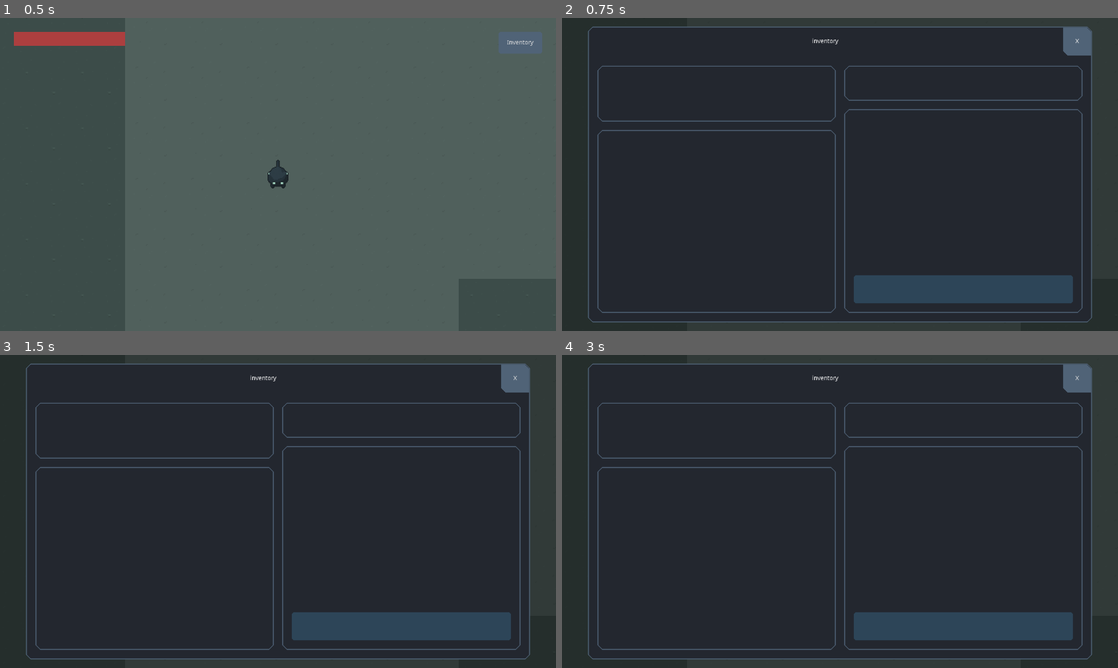
Above: before the commit, frames 1-4 (two rows, left to right).
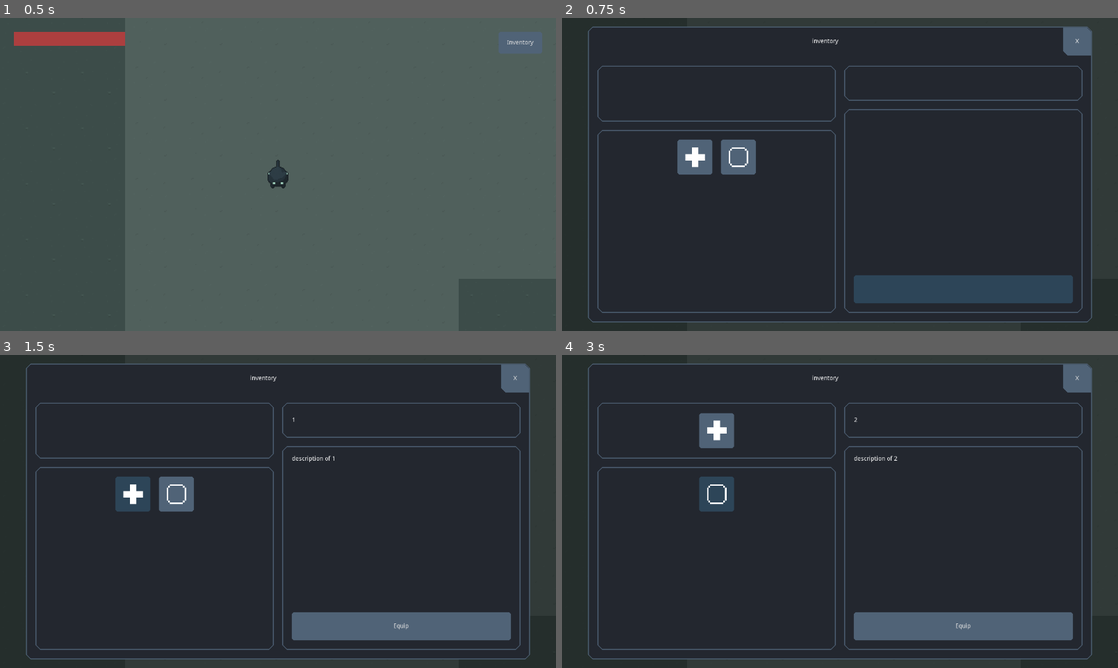
Above: after the commit, the same moments.

Repository: deerformera/neruka
Game: Godot game, scene res://worlds/world.tscn
Same seed, same stepped clock (60 frames per second), same inputs: the game is played once before the commit and once after it.
Inputs (mouse positions are in pixels of both pictures, inside the frame that each line leads up to):
- Up to frame 1 (0.5 s): no input
- Up to frame 2 (0.75 s): click "Inventory" at 0.5 s
- Up to frame 3 (1.5 s): click (133, 492) at 1.27 s
- Up to frame 4 (3 s): click (962, 627) at 2 s, where only the run after the commit has a clickable "Equip"; click (717, 492) at 2.77 s

Frame 1 is identical in both runs. In frame 2, 1.4% of the frame differs, in the area x 20-35%, y 38-50%; in frame 3, 4.9%; in frame 4, 5.0%, in the area x 24-92%, y 18-92%.

Commit message:
abilities HUD

Diff:
--- a/characters/cat/cat.tscn
+++ b/characters/cat/cat.tscn
@@ -1740,7 +1740,7 @@
 texture = ExtResource( 1 )
 hframes = 10
 vframes = 56
-frame = 67
+frame = 325
 
 [node name="DashSprite" type="Sprite" parent="."]
 visible = false
--- a/characters/cat/states/normal.gd
+++ b/characters/cat/states/normal.gd
@@ -10,9 +10,6 @@
 
 	owner.velocity = lerp(owner.velocity, vec * 200, 0.22)
 
-	if Input.is_action_just_pressed("n_ability1"):
-		machine.travel("Cast")
-
 	if Input.is_action_just_pressed("n_attack"):
 		machine.travel("Attack")
 
--- a/gui/HUD.tscn
+++ b/gui/HUD.tscn
@@ -1,7 +1,8 @@
-[gd_scene load_steps=5 format=2]
+[gd_scene load_steps=6 format=2]
 
 [ext_resource path="res://gui/HUD.gd" type="Script" id=1]
 [ext_resource path="res://gui/default.tres" type="Theme" id=2]
+[ext_resource path="res://gui/controlDesktop.tscn" type="PackedScene" id=3]
 
 [sub_resource type="StyleBoxFlat" id=1]
 bg_color = Color( 0.678431, 0.25098, 0.25098, 1 )
@@ -67,3 +68,11 @@
 mouse_filter = 2
 value = 50.0
 percent_visible = false
+
+[node name="ControlDesktop" parent="M" instance=ExtResource( 3 )]
+anchor_right = 0.0
+anchor_bottom = 0.0
+margin_left = 952.0
+margin_top = 688.0
+margin_right = 1248.0
+margin_bottom = 688.0
--- /dev/null
+++ b/gui/controlDesktop.gd
@@ -0,0 +1,22 @@
+extends HBoxContainer
+
+var item = preload("res://gui/controlDesktopItem.tscn")
+
+func _ready():
+	refresh()
+	CatController.Abilities.connect("abilities_changed", self, "refresh")
+
+func refresh():
+	for i in get_children(): i.free()
+
+	for i in CatController.Abilities.current_abilities:
+		var item_ins = item.instance()
+		item_ins.name = str(i)
+		item_ins.get_node("M/Icon").texture = load("res://misc/abilities/" + str(i) + ".png")
+		add_child(item_ins)
+
+func _input(event):
+	if event is InputEventKey:
+		for i in CatController.Abilities.current_abilities.size():
+			if event.is_action_pressed("n_ability" + str(i + 1)):
+				print(get_child(i))
--- /dev/null
+++ b/gui/controlDesktop.tscn
@@ -0,0 +1,23 @@
+[gd_scene load_steps=3 format=2]
+
+[ext_resource path="res://gui/controlDesktop.gd" type="Script" id=1]
+[ext_resource path="res://gui/controlDesktopItem.tscn" type="PackedScene" id=2]
+
+[node name="ControlDesktop" type="HBoxContainer"]
+anchor_right = 1.0
+anchor_bottom = 1.0
+rect_min_size = Vector2( 296, 0 )
+size_flags_horizontal = 8
+size_flags_vertical = 8
+custom_constants/separation = 10
+script = ExtResource( 1 )
+
+[node name="ControlDesktopItem" parent="." instance=ExtResource( 2 )]
+
+[node name="ControlDesktopItem2" parent="." instance=ExtResource( 2 )]
+margin_left = 74.0
+margin_right = 138.0
+
+[node name="ControlDesktopItem3" parent="." instance=ExtResource( 2 )]
+margin_left = 148.0
+margin_right = 212.0
--- /dev/null
+++ b/gui/controlDesktopItem.tscn
@@ -0,0 +1,46 @@
+[gd_scene load_steps=3 format=2]
+
+[ext_resource path="res://misc/proto/protoCooldown.png" type="Texture" id=1]
+
+[sub_resource type="StyleBoxFlat" id=1]
+bg_color = Color( 1, 1, 1, 0 )
+border_width_left = 2
+border_width_top = 2
+border_width_right = 2
+border_width_bottom = 2
+border_color = Color( 1, 1, 1, 1 )
+corner_detail = 1
+shadow_color = Color( 1, 1, 1, 0.215686 )
+shadow_size = 1
+
+[node name="ControlDesktopItem" type="Panel"]
+margin_right = 64.0
+margin_bottom = 64.0
+rect_min_size = Vector2( 64, 64 )
+size_flags_horizontal = 0
+size_flags_vertical = 0
+custom_styles/panel = SubResource( 1 )
+
+[node name="M" type="MarginContainer" parent="."]
+anchor_right = 1.0
+anchor_bottom = 1.0
+custom_constants/margin_right = 4
+custom_constants/margin_top = 4
+custom_constants/margin_left = 4
+custom_constants/margin_bottom = 4
+
+[node name="Icon" type="TextureRect" parent="M"]
+margin_left = 4.0
+margin_top = 4.0
+margin_right = 60.0
+margin_bottom = 60.0
+stretch_mode = 6
+
+[node name="Cooldown" type="TextureProgress" parent="."]
+anchor_right = 1.0
+anchor_bottom = 1.0
+margin_right = -63.0
+margin_bottom = -63.0
+max_value = 10.0
+texture_progress = ExtResource( 1 )
+fill_mode = 4
--- a/gui/tabs/forgeItem.tscn
+++ b/gui/tabs/forgeItem.tscn
@@ -1,6 +1,6 @@
 [gd_scene load_steps=2 format=2]
 
-[ext_resource path="res://misc/abilities/1.png" type="Texture" id=1]
+[ext_resource path="res://misc/abilities/2.png" type="Texture" id=1]
 
 [node name="ForgeItem" type="Button"]
 margin_right = 12.0
--- a/gui/tabs/inventory.gd
+++ b/gui/tabs/inventory.gd
@@ -68,4 +68,4 @@
 	refresh()
 
 func _exit_tree():
-	CatController.Abilities.current_abilities = current_abilities
+	CatController.Abilities.setAbilities(current_abilities)
--- a/scripts/abilitiesController.gd
+++ b/scripts/abilitiesController.gd
@@ -2,7 +2,7 @@
 class_name AbilitiesController
 
 var knowledges := []
-var abilities := []
+var abilities := [1,2]
 var current_abilities := []
 
 var orbs: int = 0
Binary file changed: misc/abilities/1.png
Binary file changed: misc/abilities/2.png
Binary file added: misc/proto/protoCooldown.png
